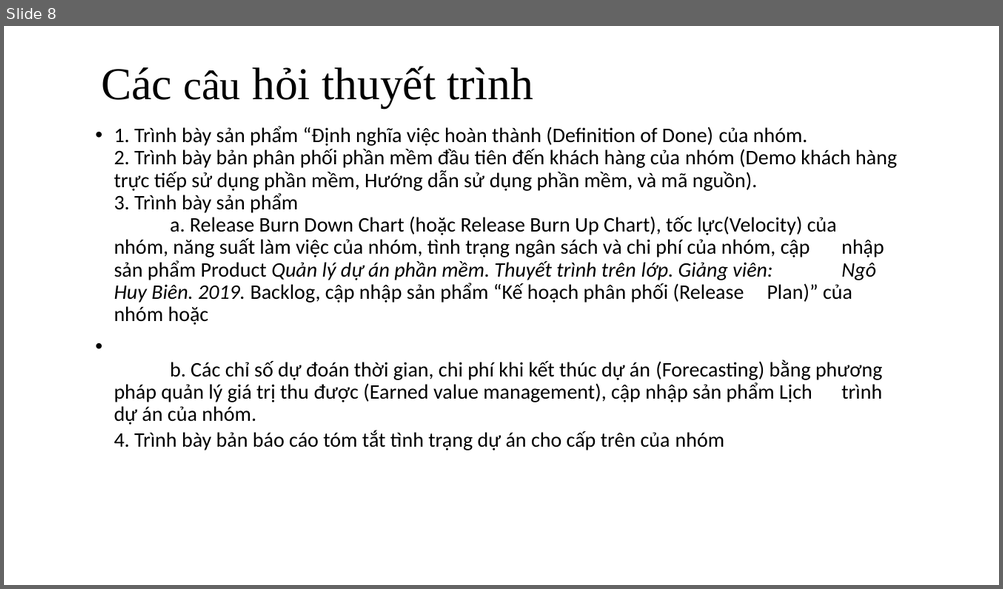
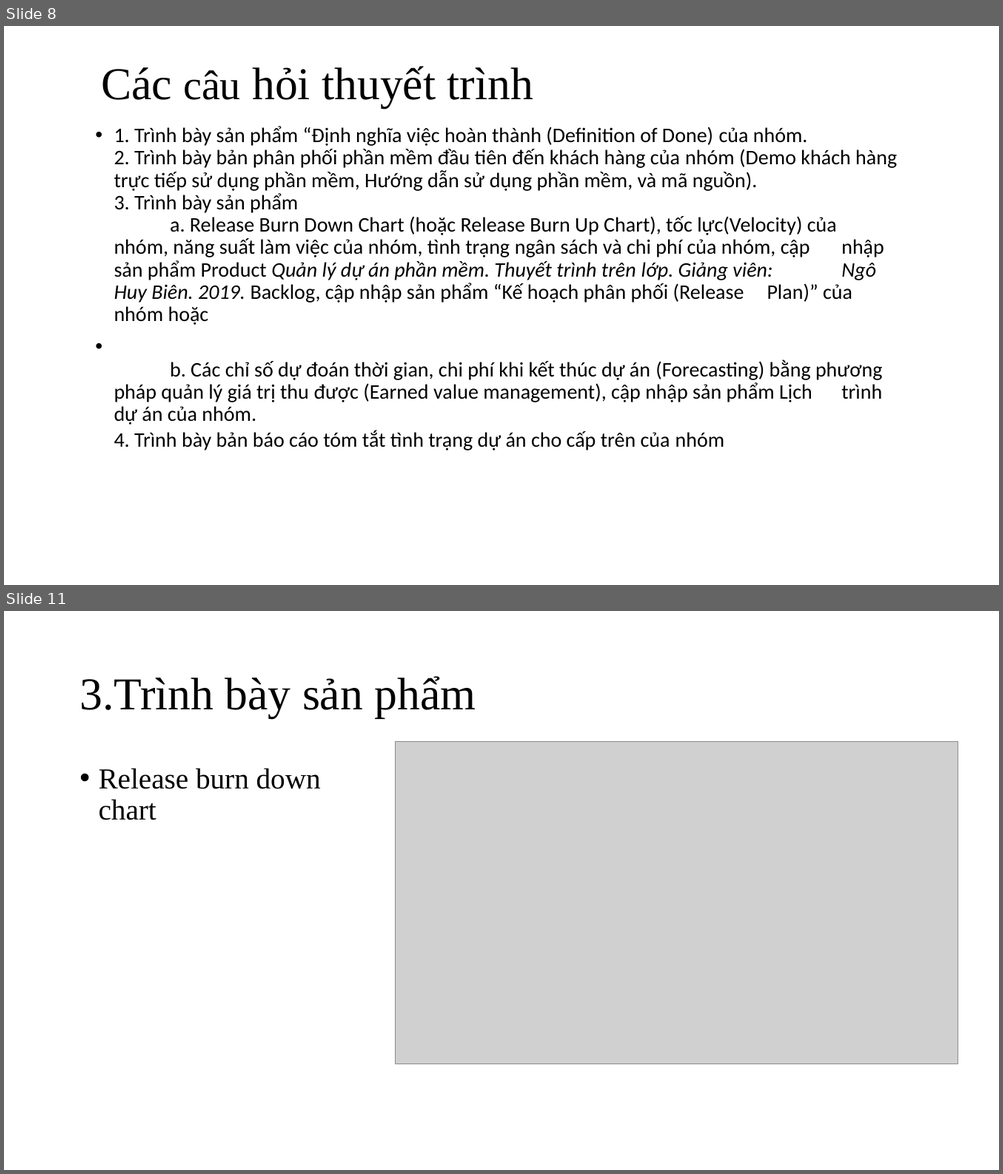
Before and after one commit to huynhquangminh/18HCB_QuanLyQuyTrinhPhanMem, a slide deck: Documents/Tuan5/Nhom_3_Tuan_5.pptx. Shown one above the other, each under a label of ours: slide 8 before the commit, slides 8 and 11 after it; the slides between them are not shown. The pictures are 1003x589 and 1003x1174 pixels, drawn with LibreOffice and Linux fonts; fonts in the diff are those of the drawing; grey boxes stand for pictures. Boxes give left, top, right and bottom in pixels: in the first picture for what was removed or moved away, otherwise in the second. Text is boxed around its words. In the diff, an @@ line names an element or a change of style, - is before the commit and + after.

```diff
--- a/Documents/Tuan5/Nhom_3_Tuan_5.pptx
+++ b/Documents/Tuan5/Nhom_3_Tuan_5.pptx
@@ slide 11 added at (x1=4, y1=611, x2=999, y2=1170), background #FFFFFF @@
@@ title added at (x1=79, y1=676, x2=476, y2=718), 44 pt, text #000000 @@
+3.Trình bày sản phẩm
@@ picture added at (x1=395, y1=741, x2=958, y2=1065) @@
@@ text added at (x1=99, y1=768, x2=321, y2=820), 28 pt, text #000000 @@
+• Release burn down chart
```
Also in this commit, not shown: 5 slides changed, 4 other slides added, 1 slide removed, 4 other files.
